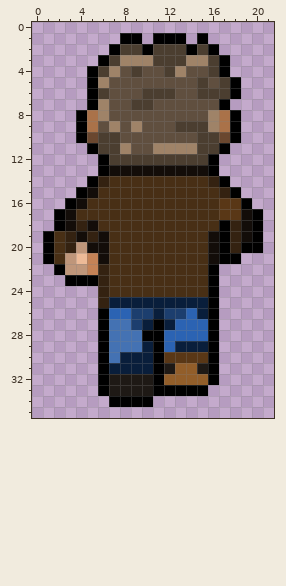
Two versions of one pixel-art sprite, res/player/player19.png. The first picture shows the starting point.
The file is 22x36 pixels.
The same view after the edit:
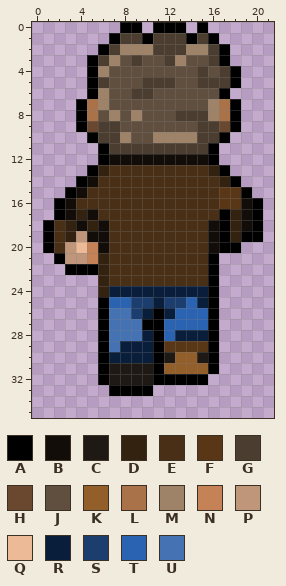
Palette (. is transparent): A #000000  B #130d09  C #1e1915  D #342211  E #482f15  F #593716  G #4b3e30  H #6a472f  J #604f3f  K #925e2a  L #aa7249  M #9f8368  N #c48256  P #bf967a  Q #edba97  R #091e3b  S #1c3e6e  T #2b63b3  U #4472b3
Commit message: [REF] small change player pngs
Difference:
{"y":0,"x":8,"old":"..","new":"AA"}
{"y":0,"x":11,"old":"...","new":"AAA"}
{"y":0,"x":15,"old":".","new":"A"}
{"y":1,"x":7,"old":".AA.AAA.A.","new":"AGGAGGGAGA"}
{"y":2,"x":6,"old":".AGGA","new":"AGMMM"}
{"y":2,"x":14,"old":"AGA.","new":"MMGA"}
{"y":3,"x":5,"old":".AGMMMG","new":"AGMJGJJ"}
{"y":3,"x":13,"old":"GMM","new":"MJJ"}
{"y":4,"x":6,"old":"GM","new":"MJ"}
{"y":4,"x":9,"old":"G","new":"J"}
{"y":4,"x":12,"old":"GM","new":"JJ"}
{"y":4,"x":15,"old":"JGA.","new":"GJGA"}
{"y":5,"x":6,"old":"M","new":"G"}
{"y":5,"x":10,"old":"JJJ","new":"GGG"}
{"y":5,"x":16,"old":"J","new":"G"}
{"y":6,"x":6,"old":"G","new":"M"}
{"y":6,"x":9,"old":"J","new":"G"}
{"y":6,"x":11,"old":"GG","new":"JJ"}
{"y":6,"x":15,"old":"GGGA","new":"JJA."}
{"y":7,"x":4,"old":".A","new":"AL"}
{"y":7,"x":9,"old":"GG","new":"JJ"}
{"y":7,"x":16,"old":"JA.","new":"MLA"}
{"y":8,"x":6,"old":"MJ","new":"JM"}
{"y":8,"x":9,"old":"J","new":"M"}
{"y":8,"x":13,"old":"JJJ","new":"GGG"}
{"y":9,"x":5,"old":"LJM","new":"HGG"}
{"y":9,"x":9,"old":"M","new":"J"}
{"y":9,"x":13,"old":"GG","new":"JJ"}
{"y":9,"x":16,"old":"ML","new":"GH"}
{"y":10,"x":4,"old":"AH","new":".A"}
{"y":10,"x":8,"old":"J","new":"M"}
{"y":10,"x":11,"old":"JJJJ","new":"MMMM"}
{"y":10,"x":17,"old":"HA","new":"A."}
{"y":11,"x":5,"old":"AG","new":".A"}
{"y":11,"x":8,"old":"MJJMMMM","new":"GGGGGGG"}
{"y":11,"x":16,"old":"GA","new":"A."}
{"y":12,"x":7,"old":"GGGGGGGGG","new":"BBBBBBBBB"}
{"y":13,"x":5,"old":".ABBBBBBBBBA.","new":"ADEEEEEEEEEDA"}
{"y":14,"x":4,"old":".AD","new":"ABE"}
{"y":14,"x":16,"old":"DA.","new":"EDA"}
{"y":15,"x":3,"old":".AB","new":"ABE"}
{"y":15,"x":17,"old":"DA.","new":"FFA"}
{"y":16,"x":2,"old":".AB","new":"ABE"}
{"y":16,"x":19,"old":"A.","new":"BA"}
{"y":17,"x":4,"old":"EE","new":"DB"}
{"y":17,"x":17,"old":"FF","new":"AD"}
{"y":18,"x":1,"old":".ABDBE","new":"AEDBDB"}
{"y":18,"x":16,"old":"E","new":"B"}
{"y":19,"x":4,"old":"BD","new":"PB"}
{"y":19,"x":19,"old":"B","new":"A"}
{"y":20,"x":3,"old":"DPB","new":"PQN"}
{"y":20,"x":18,"old":"DAA","new":"A.."}
{"y":21,"x":1,"old":"AE","new":".A"}
{"y":21,"x":4,"old":"Q","new":"P"}
{"y":21,"x":6,"old":"B","new":"D"}
{"y":21,"x":16,"old":"BAA","new":"A.."}
{"y":22,"x":2,"old":"APPN","new":".AAA"}
{"y":23,"x":3,"old":"AAA","new":"..."}
{"y":24,"x":7,"old":"EEEEEEEEE","new":"RRRRRRRRR"}
{"y":25,"x":6,"old":"DRRRR","new":"ATTSS"}
{"y":25,"x":12,"old":"RRR","new":"SST"}
{"y":26,"x":7,"old":"TT","new":"UU"}
{"y":26,"x":10,"old":"SRSS","new":"RART"}
{"y":26,"x":15,"old":"R","new":"T"}
{"y":27,"x":9,"old":"SR","new":"UA"}
{"y":27,"x":12,"old":"R","new":"T"}
{"y":28,"x":10,"old":"A","new":"R"}
{"y":28,"x":13,"old":"TTT","new":"RRR"}
{"y":29,"x":8,"old":"UU","new":"RR"}
{"y":29,"x":12,"old":"TRRR","new":"FFFF"}
{"y":30,"x":7,"old":"U","new":"R"}
{"y":30,"x":12,"old":"FFFF","new":"CKKC"}
{"y":31,"x":7,"old":"RRRR","new":"CCCC"}
{"y":31,"x":12,"old":"C","new":"K"}
{"y":31,"x":15,"old":"C","new":"K"}
{"y":32,"x":12,"old":"KKKKA","new":"AAAA."}
{"y":33,"x":6,"old":"ACCCCAAAAA","new":".AAAA....."}
{"y":34,"x":7,"old":"AAAA","new":"...."}
{"label":"changed","picture_box":[43,22,263,407]}
